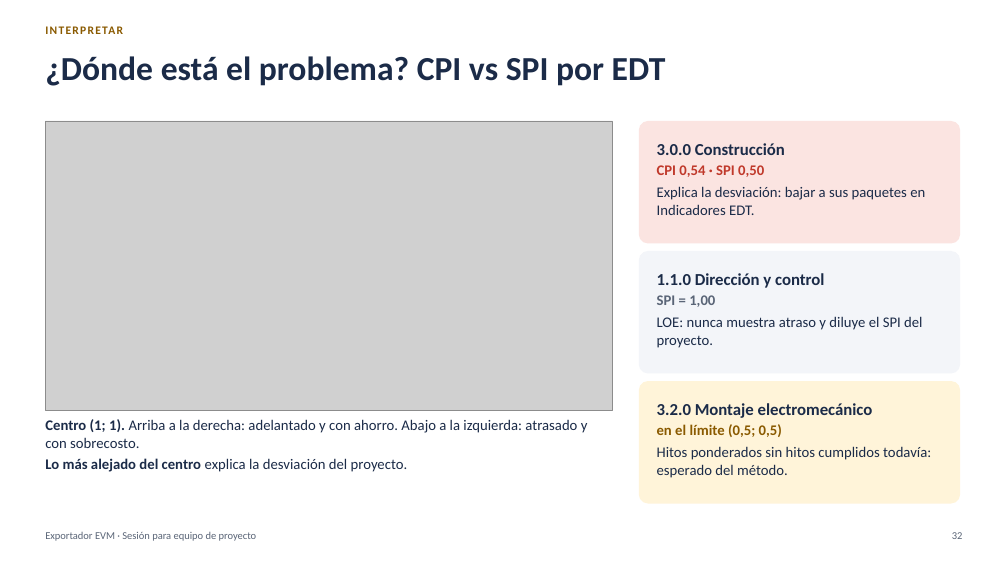
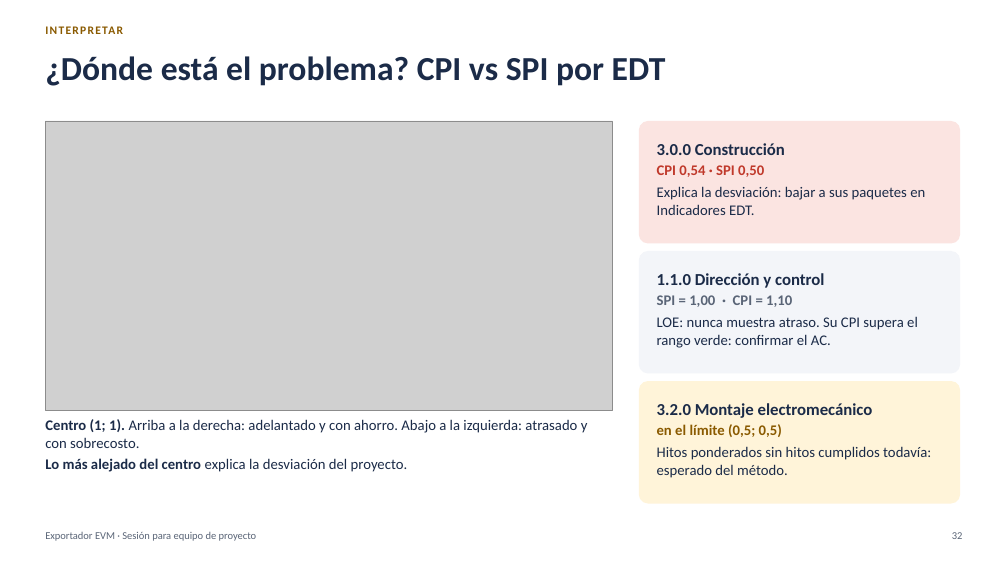
Before and after one commit to MarceloSalazar/evm-automation, a slide deck: slide 32 of docs/presentacion-jefes-de-proyecto.pptx. Drawn at 1008x567 pixels with LibreOffice and Linux fonts; fonts in the diff are those of the drawing; grey boxes stand for pictures. Boxes give left, top, right and bottom in pixels: in the first picture for what was removed or moved away, otherwise in the second. Text is boxed around its words. In the diff, an @@ line names an element or a change of style, - is before the commit and + after.

```diff
--- a/docs/presentacion-jefes-de-proyecto.pptx
+++ b/docs/presentacion-jefes-de-proyecto.pptx
@@ text in rounded rectangle at bbox=[657, 295, 918, 348]: text changed @@
-SPI = 1,00
-LOE: nunca muestra atraso y diluye el SPI del proyecto.
+SPI = 1,00 · CPI = 1,10
+LOE: nunca muestra atraso. Su CPI supera el rango verde: confirmar el AC.
```
Also in this commit, not shown: 8 other slides changed, 1 slide added, 29 other files.
